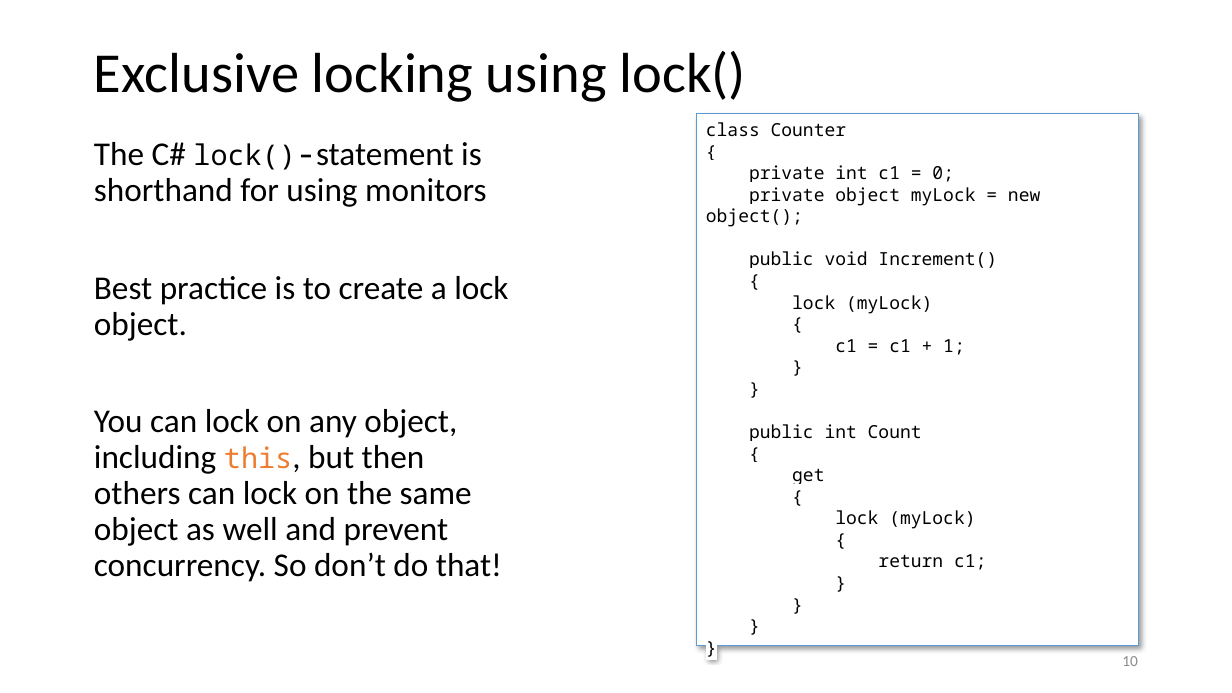
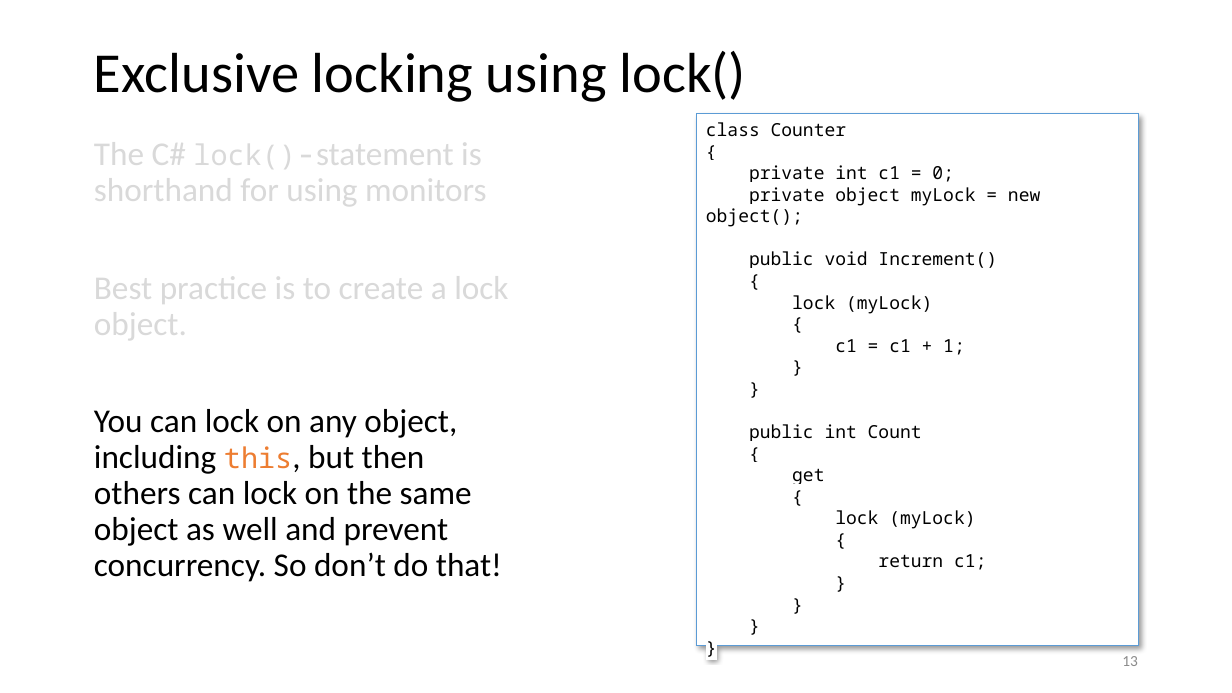
Before and after one commit to codesmurf/st3its3_teaching, a slide deck: slide 13 of 07 Thread Synchronization 1/Thread Synchronization.pptx (slide 10 before the commit). Drawn at 1232x693 pixels with LibreOffice and Linux fonts; fonts in the diff are those of the drawing. Boxes give left, top, right and bottom in pixels: in the first picture for what was removed or moved away, otherwise in the second. Text is boxed around its words. In the diff, an @@ line names an element or a change of style, - is before the commit and + after.

```diff
--- a/07 Thread Synchronization 1/Thread Synchronization.pptx
+++ b/07 Thread Synchronization 1/Thread Synchronization.pptx
@@ text at <box>94,130,508,345</box>: text colour #000000 to #D9D9D9 in "The C# lock()-statement is shorthand for using ...", "Best practice is to create a lock ..." @@
@@ page number at <box>1122,656,1138,666</box>: text changed @@
-10
+13
```
Also in this commit, not shown: 9 other slides changed, 6 slides added, 1 slide removed, 3 other files.
